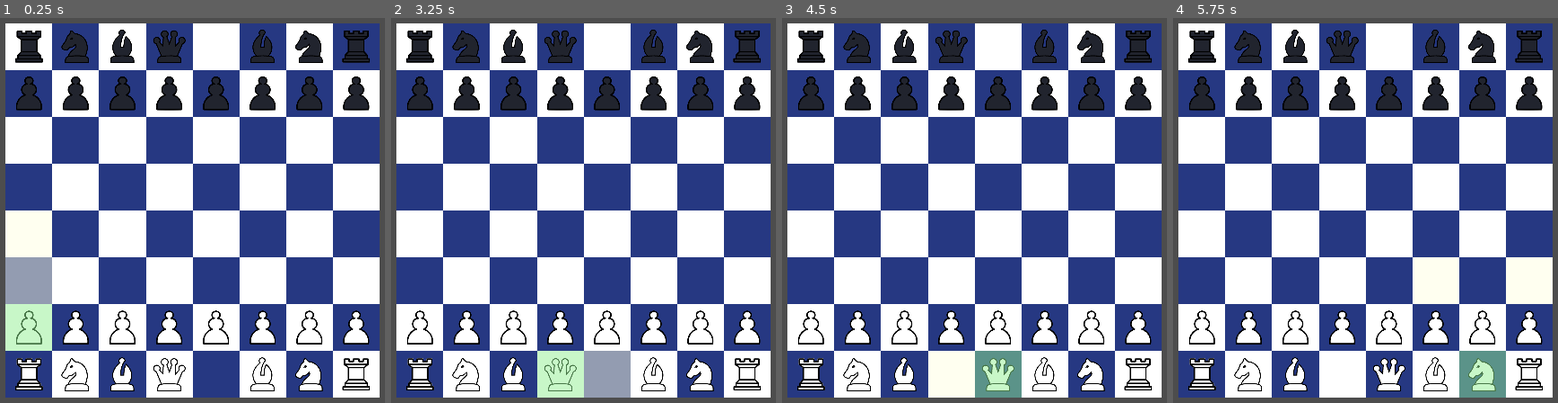
Above: before the commit, frames 1-4 (left to right).
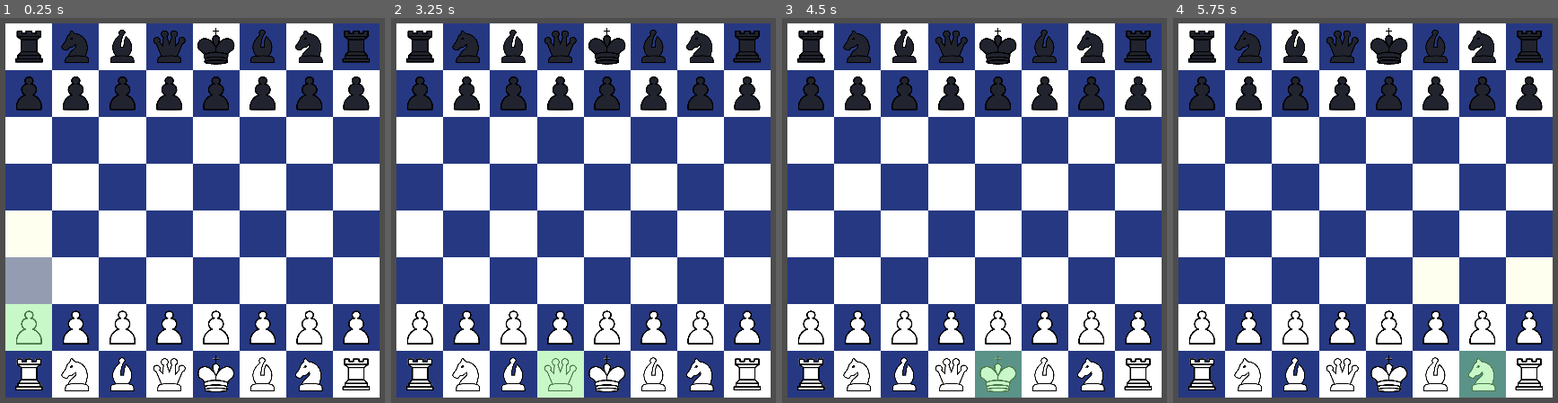
Above: after the commit, the same moments.

Repository: for-i-in-team/chess-plus
Game: Godot game, scene res://scenes/screens/chess_board.tscn
Same seed, same stepped clock (60 frames per second), same inputs: the game is played once before the commit and once after it.
Inputs (mouse positions are in pixels of both pictures, inside the frame that each line leads up to):
- Up to frame 1 (0.25 s): no input
- Up to frame 2 (3.25 s): tap Enter at 0.5, 2 s; move the mouse to (421, 376) at 0.52 s; click (421, 376) at 0.67 s; tap Space at 1.25, 2.75 s; move the mouse to (468, 376) at 1.27 s; click (468, 376) at 1.42 s; move the mouse to (514, 376) at 2.02 s; click (514, 376) at 2.17 s; move the mouse to (560, 376) at 2.77 s; click (560, 376) at 2.92 s
- Up to frame 3 (4.5 s): tap Enter at 3.5 s; move the mouse to (997, 376) at 3.52 s; click (997, 376) at 3.67 s; tap Space at 4.25 s; move the mouse to (1043, 376) at 4.27 s; click (1043, 376) at 4.42 s
- Up to frame 4 (5.75 s): move the mouse to (1481, 376) at 5.02 s; click (1481, 376) at 5.17 s

The runs differ from the first frame. In frame 1, 1.1% of the frame differs, in the area x 51-62%, y 2-98%; in frame 2, 2.0%, in the area x 50-63%, y 2-99%; in frame 3, 1.1%; in frame 4, 1.1%.

Commit message:
Add Kings

Diff:
--- a/scripts/model/piece.gd
+++ b/scripts/model/piece.gd
@@ -17,6 +17,8 @@
 
 	func get_perpendicular_direction():
 		return Vector2(move_direction.y, move_direction.x)
+
+const ALL_DIRECTIONS : Array[Vector2] =  [Vector2(1,1), Vector2(-1,1), Vector2(1,-1), Vector2(-1,-1),Vector2(0,1), Vector2(-1,0), Vector2(0,-1), Vector2(1,0)]
 
 var name : String
 var color : PieceColor
--- a/scripts/model/traditional_pieces.gd
+++ b/scripts/model/traditional_pieces.gd
@@ -44,6 +44,7 @@
 					board.events.piece_taken.emit(current_square, target_square, self, square.piece)
 			if taken_piece != null:
 				board.events.piece_taken.emit(current_square, target_square, self, target_square.piece)
+			has_moved = true
 		else:
 			assert( target_square in get_valid_takes(board, current_square), "Invalid move %s -> %s" % [current_square.to_string(), target_square.to_string()])
 
@@ -152,9 +153,31 @@
 
 	func get_valid_takes(board:ChessBoard, current_square:ChessBoard.Square):
 		var valid : Array[ChessBoard.Square] = []
-		for direction in [Vector2(1,1), Vector2(-1,1), Vector2(1,-1), Vector2(-1,-1),Vector2(0,1), Vector2(-1,0), Vector2(0,-1), Vector2(1,0)]:
+		for direction in ChessPiece.ALL_DIRECTIONS:
 			var square = test_in_direction(board, current_square, direction, func(square:ChessBoard.Square): return square.piece != null)
 			if square != null and square.piece.color != color:
+				valid.append(square)
+		return valid
+
+class King:
+	extends ChessPiece
+
+	func _init(_color:ChessPiece.PieceColor):
+		super._init("King", _color, 0)
+
+	func get_valid_moves(board: ChessBoard, current_square: ChessBoard.Square) -> Array[ChessBoard.Square]:
+		var valid : Array[ChessBoard.Square] = []
+		for direction in ChessPiece.ALL_DIRECTIONS:
+			var square = board.get_square(current_square.coordinates + direction)
+			if square != null and square.piece == null:
+				valid.append(square)
+		return valid # TODO Castling
+
+	func get_valid_takes(board:ChessBoard, current_square:ChessBoard.Square):
+		var valid : Array[ChessBoard.Square] = []
+		for direction in ChessPiece.ALL_DIRECTIONS:
+			var square = board.get_square(current_square.coordinates + direction)
+			if square != null and square.piece != null and square.piece.color != color:
 				valid.append(square)
 		return valid
 
@@ -190,4 +213,8 @@
 	board.get_square(Vector2(3,7)).piece = Queen.new(ChessPiece.PieceColor.black)
 	board.get_square(Vector2(3,0)).piece = Queen.new(ChessPiece.PieceColor.white)
 
+	# Kings
+	board.get_square(Vector2(4,7)).piece = King.new(ChessPiece.PieceColor.black)
+	board.get_square(Vector2(4,0)).piece = King.new(ChessPiece.PieceColor.white)
+
 	return board
Binary file added: resources/pieces/king.png
Not shown, added: resources/pieces/king.png.import
